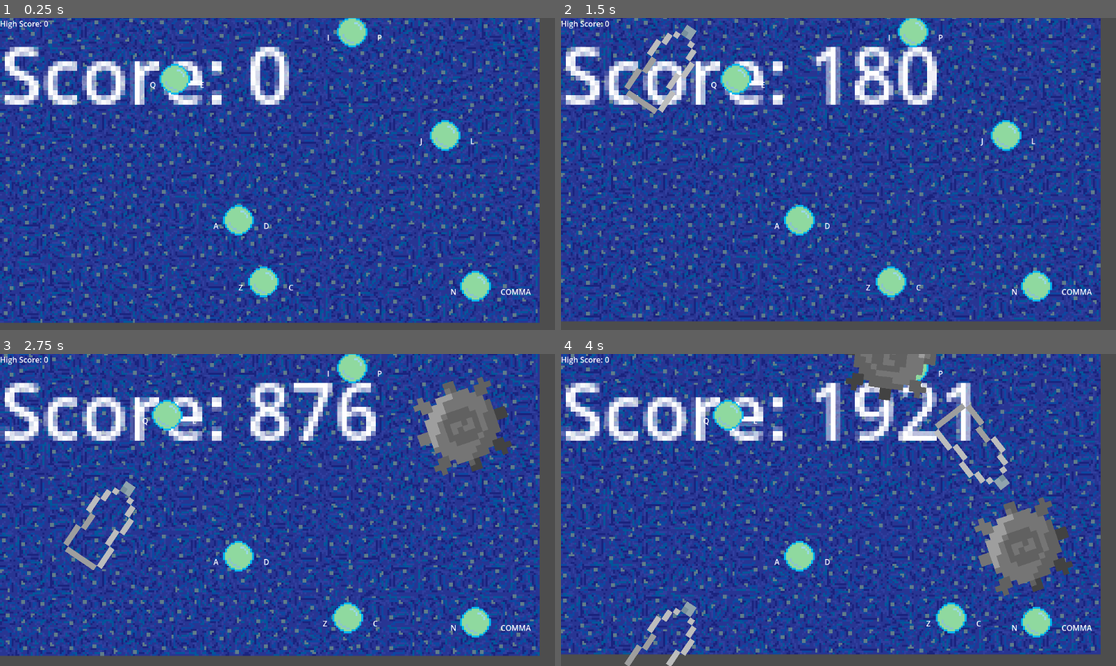
Above: before the commit, frames 1-4 (two rows, left to right).
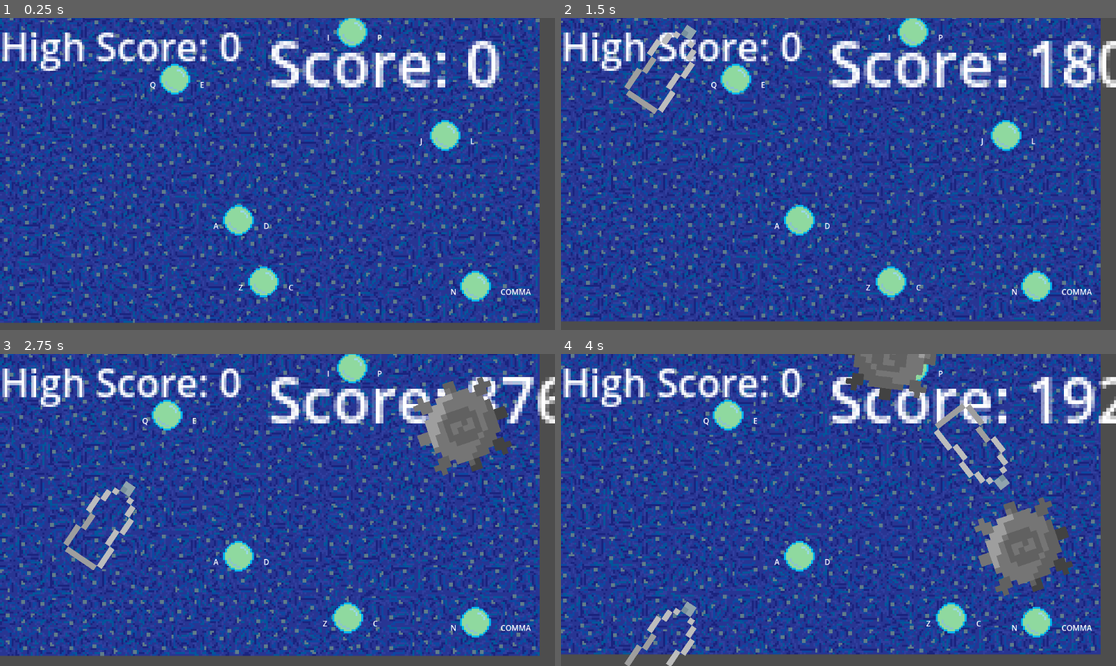
Above: after the commit, the same moments.

Repository: jschavey/bubble-ggj2025
Game: Godot game, scene res://main.tscn
Two runs of this game, one before a commit and one after it. Both use one fixed random seed, a clock stepped at 60 frames per second and the inputs below.
Inputs:
- Up to frame 1 (0.25 s): no input
- Up to frame 2 (1.5 s): tap Enter at 0.5 s; hold C (move_right_3) 0.53-1.28 s; tap Q (move_left_2) at 0.6 s; hold Z (move_left_3) from 1.28 s (still down); tap E (move_right_2) at 1.35 s
- Up to frame 3 (2.75 s): release Z (move_left_3) at 2.03 s; hold C (move_right_3) from 2.03 s (still down); tap Q (move_left_2) at 2.1 s
- Up to frame 4 (4 s): tap E (move_right_2) at 2.85 s; release C (move_right_3) at 3.53 s; hold Z (move_left_3) from 3.53 s (still down); tap Q (move_left_2) at 3.6 s

The runs differ from the first frame. In frame 1, 8.3% of the frame differs, in the area x 0-90%, y 0-28%; in frame 2, 9.7%, in the area x 0-100%, y 0-28%; in frame 3, 9.6%; in frame 4, 9.7%.

Commit message:
add highscore and reset game button

Diff:
--- a/main.gd
+++ b/main.gd
@@ -7,6 +7,8 @@
 @onready var bubble_scene = preload("res://Bubble.tscn")
 @onready var score_label = $ScoreLabel  # Access the ScoreLabel node
 @onready var high_score_label = $HighScoreLabel  # Add a label to display high score
+@onready var reset_button = $ResetButton  # Access the ResetButton node
+
 
 @export var spawn_rate_increase_interval: float = 10.0  # Time in seconds to increase the spawn rate
 @export var spawn_rate_increase_factor: float = 0.8  # Factor to decrease the spawn interval
@@ -34,6 +36,8 @@
 	load_high_score()  # Load high score at the start
 	update_high_score_label()  # Display the loaded high score
 
+	center_score_label()
+
 	var screen_size = get_viewport().size
 	var regions = [
 		Rect2(Vector2(0, 0), Vector2(screen_size.x / 2, screen_size.y / 3)),  # Top left (Q and E)
@@ -54,8 +58,15 @@
 		bubbles.append(area2d_instance)
 		area2d_instance.connect("bubble_popped", Callable(self, "_on_bubble_popped"))  # Connect to bubble_popped signal
 
+	reset_button.connect("pressed", Callable(self, "_on_ResetButton_pressed")) # Connect the reset button
+	reset_button.visible = false  # Initially hide the reset button
 
 	update_score_label()  # Initial score display
+
+func center_score_label():
+	var screen_width = get_viewport().size.x
+	var label_width = score_label.size.x
+	score_label.position.x = (screen_width - label_width) / 2
 
 func _process(delta: float):
 	obstacle_timer += delta
@@ -78,7 +89,6 @@
 	update_score_label()  # Update the score display
 
 	# Check for game over condition
-	print("Bubble count: ", bubbles.size())
 	if bubbles.is_empty():
 		game_over()
 
@@ -117,5 +127,57 @@
 
 func game_over():
 	print("Game Over! Final Score: ", total_score)
+	if total_score > high_score:
+		high_score = total_score
+		save_high_score()  # Save the new high score
+		update_high_score_label()  # Update the high score display
 	score_label.text += "\nGame Over!"  # Display game over message
+	reset_button.visible = true  # Show the reset button
 	set_process(false)  # Stop processing in the main script
+
+func _on_ResetButton_pressed():
+	reset_game()
+
+func reset_game():
+	print("Resetting game...")
+	reset_button.visible = false  # Hide the reset button
+
+	# Reset game variables
+	total_score = 0
+	obstacle_timer = 0.0
+	spawn_rate_timer = 0.0
+	obstacle_spawn_interval = 1.0
+
+	# Clear existing bubbles and obstacles
+	for bubble in bubbles:
+		if is_instance_valid(bubble):
+			bubble.queue_free()
+	bubbles.clear()
+
+	for child in get_children():
+		if child.name.begins_with("Obstacle"):
+			child.queue_free()
+
+	# Reinitialize the bubbles
+	var screen_size = get_viewport().size
+	var regions = [
+		Rect2(Vector2(0, 0), Vector2(screen_size.x / 2, screen_size.y / 3)),  # Top left (Q and E)
+		Rect2(Vector2(0, screen_size.y / 3), Vector2(screen_size.x / 2, screen_size.y / 3)),  # Middle left (A and D)
+		Rect2(Vector2(0, 2 * screen_size.y / 3), Vector2(screen_size.x / 2, screen_size.y / 3)),  # Bottom left (Z and C)
+		Rect2(Vector2(screen_size.x / 2, 0), Vector2(screen_size.x / 2, screen_size.y / 3)),  # Top right (I and P)
+		Rect2(Vector2(screen_size.x / 2, screen_size.y / 3), Vector2(screen_size.x / 2, screen_size.y / 3)),  # Middle right (J and L)
+		Rect2(Vector2(screen_size.x / 2, 2 * screen_size.y / 3), Vector2(screen_size.x / 2, screen_size.y / 3))  # Bottom right (N and ,)
+	]
+
+	for i in range(min(num_bubbles, 6)):
+		var bubble_instance = bubble_scene.instantiate()
+		var area2d_instance = bubble_instance.get_child(0)  # Assuming the first child is the Area2D node
+		area2d_instance.move_left_key = bubble_keys[i]["move_left_key"]
+		area2d_instance.move_right_key = bubble_keys[i]["move_right_key"]
+		area2d_instance.spawn_region = regions[i]
+		add_child(bubble_instance)
+		bubbles.append(area2d_instance)
+		area2d_instance.connect("bubble_popped", Callable(self, "_on_bubble_popped"))  # Connect to bubble_popped signal
+
+	set_process(true)  # Restart processing in the main script
+	update_score_label()  # Reset the score label
--- a/main.tscn
+++ b/main.tscn
@@ -11,10 +11,20 @@
 [node name="ScoreLabel" type="Label" parent="."]
 offset_right = 40.0
 offset_bottom = 23.0
-scale = Vector2(10, 10)
+scale = Vector2(8, 8)
 theme_override_font_sizes/font_size = 16
 horizontal_alignment = 1
 
 [node name="HighScoreLabel" type="Label" parent="."]
 offset_right = 40.0
 offset_bottom = 23.0
+scale = Vector2(5, 5)
+
+[node name="ResetButton" type="Button" parent="."]
+visible = false
+offset_left = 100.0
+offset_top = 100.0
+offset_right = 151.0
+offset_bottom = 131.0
+scale = Vector2(10, 10)
+text = "Reset"
